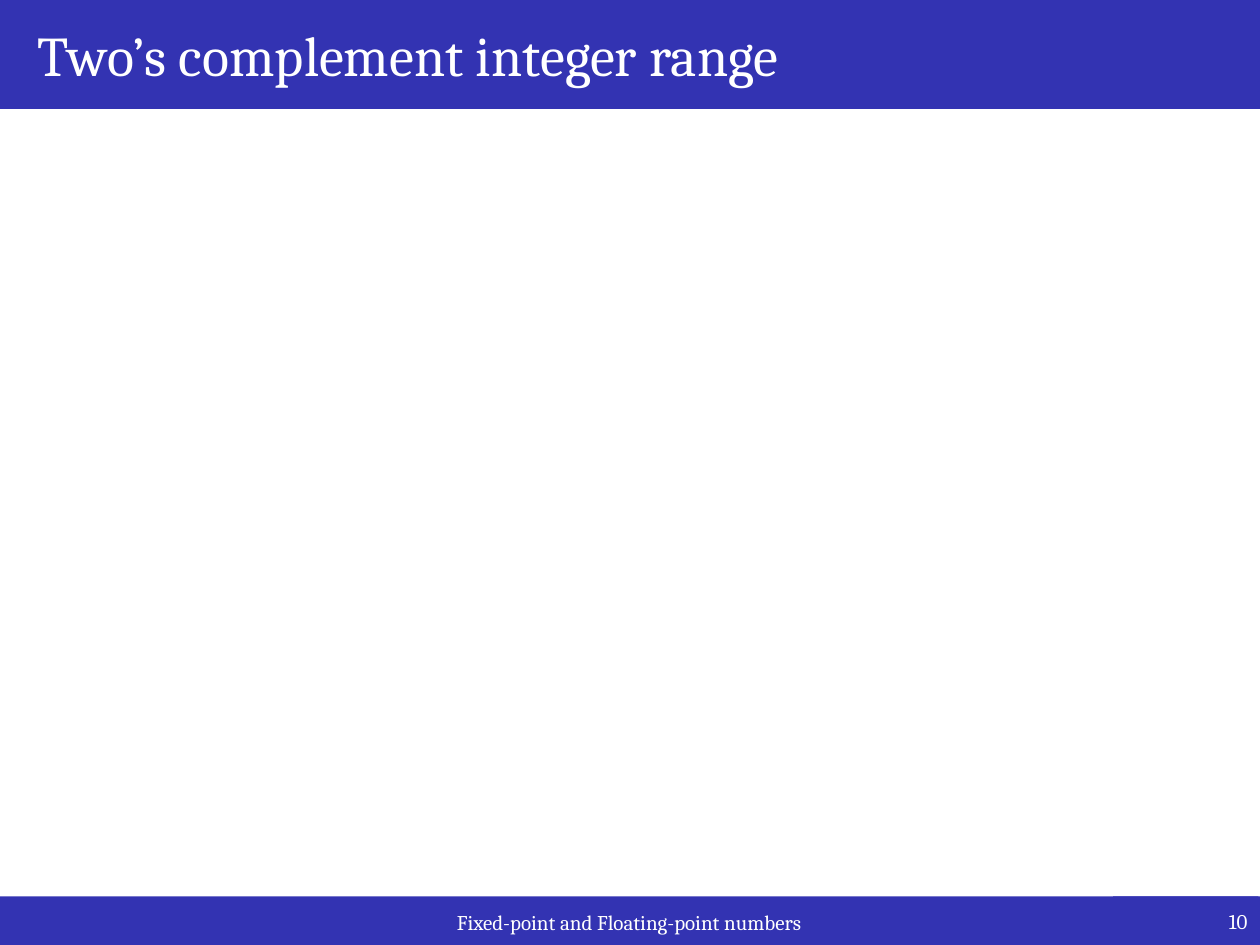
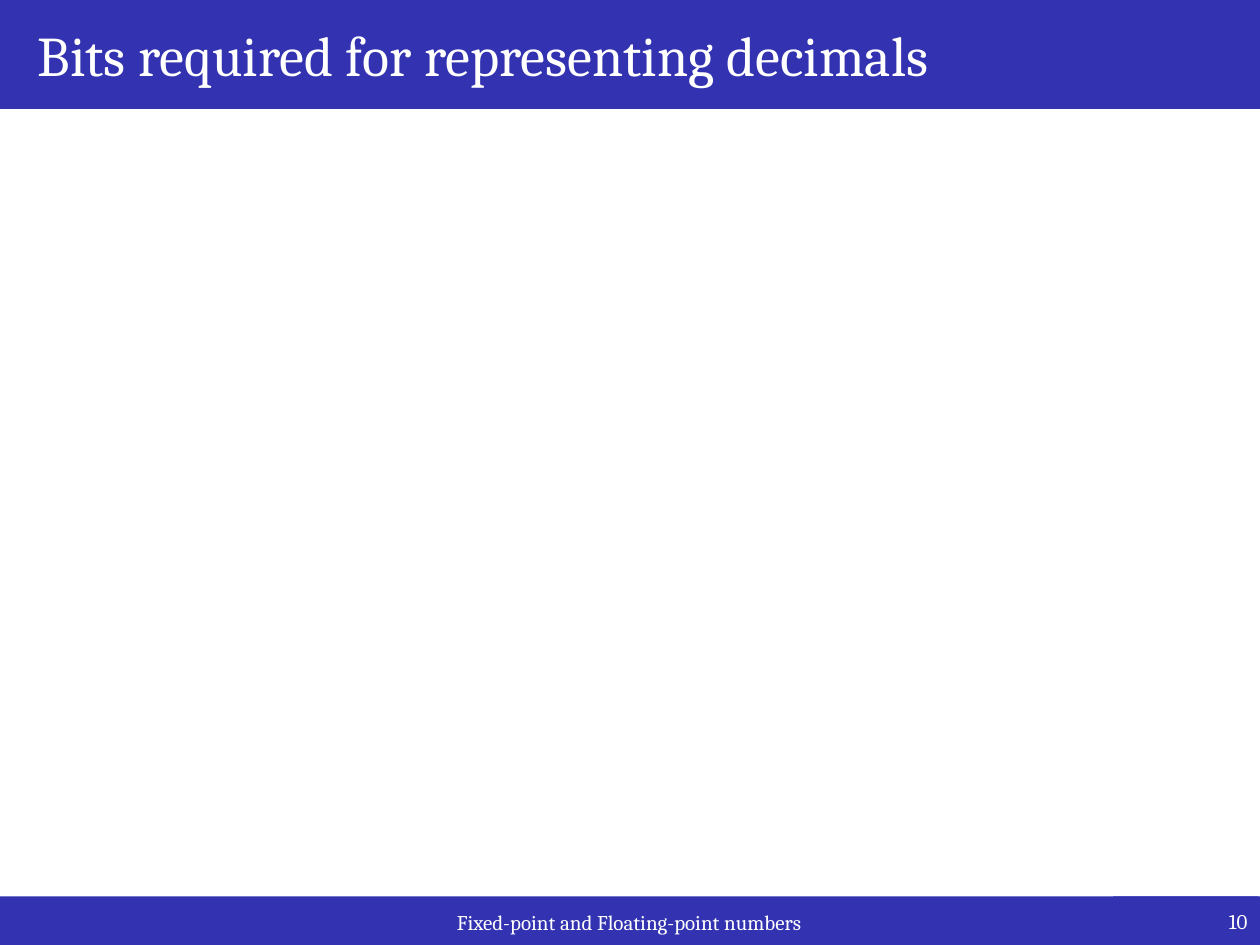
Before and after one commit to iperezan-itesm/05-TC2009B-Aug2021, a slide deck: slide 10 of lectures/weekly_slides/M1.1_FixedPoint_FloatingPoint/M1.1_FixedPoint_FloatinPoint.pptx. Drawn at 1260x945 pixels with LibreOffice and Linux fonts; fonts in the diff are those of the drawing; grey boxes stand for pictures. Boxes give left, top, right and bottom in pixels: in the first picture for what was removed or moved away, otherwise in the second. Text is boxed around its words. In the diff, an @@ line names an element or a change of style, - is before the commit and + after.

```diff
--- a/lectures/weekly_slides/M1.1_FixedPoint_FloatingPoint/M1.1_FixedPoint_FloatinPoint.pptx
+++ b/lectures/weekly_slides/M1.1_FixedPoint_FloatingPoint/M1.1_FixedPoint_FloatinPoint.pptx
@@ title at box(38, 36, 928, 89): text changed @@
-Two’s complement integer range
+Bits required for representing decimals
```
Also in this commit, not shown: 2 other slides changed, 1 slide added, 1 slide removed, 2 other files.
